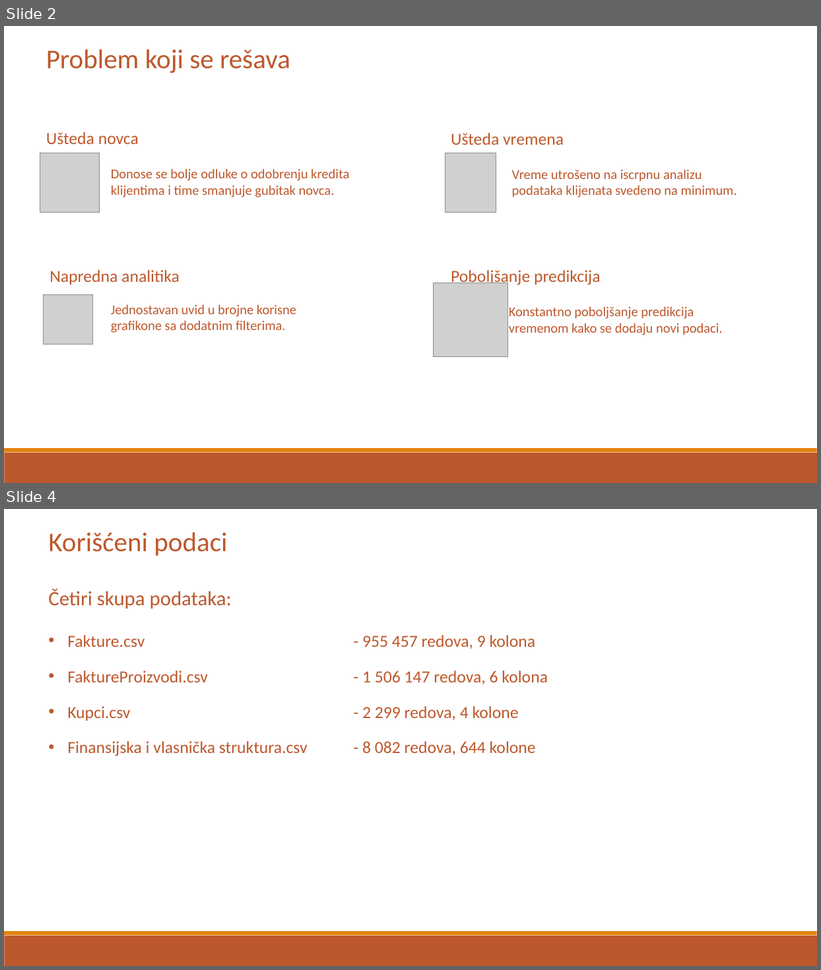
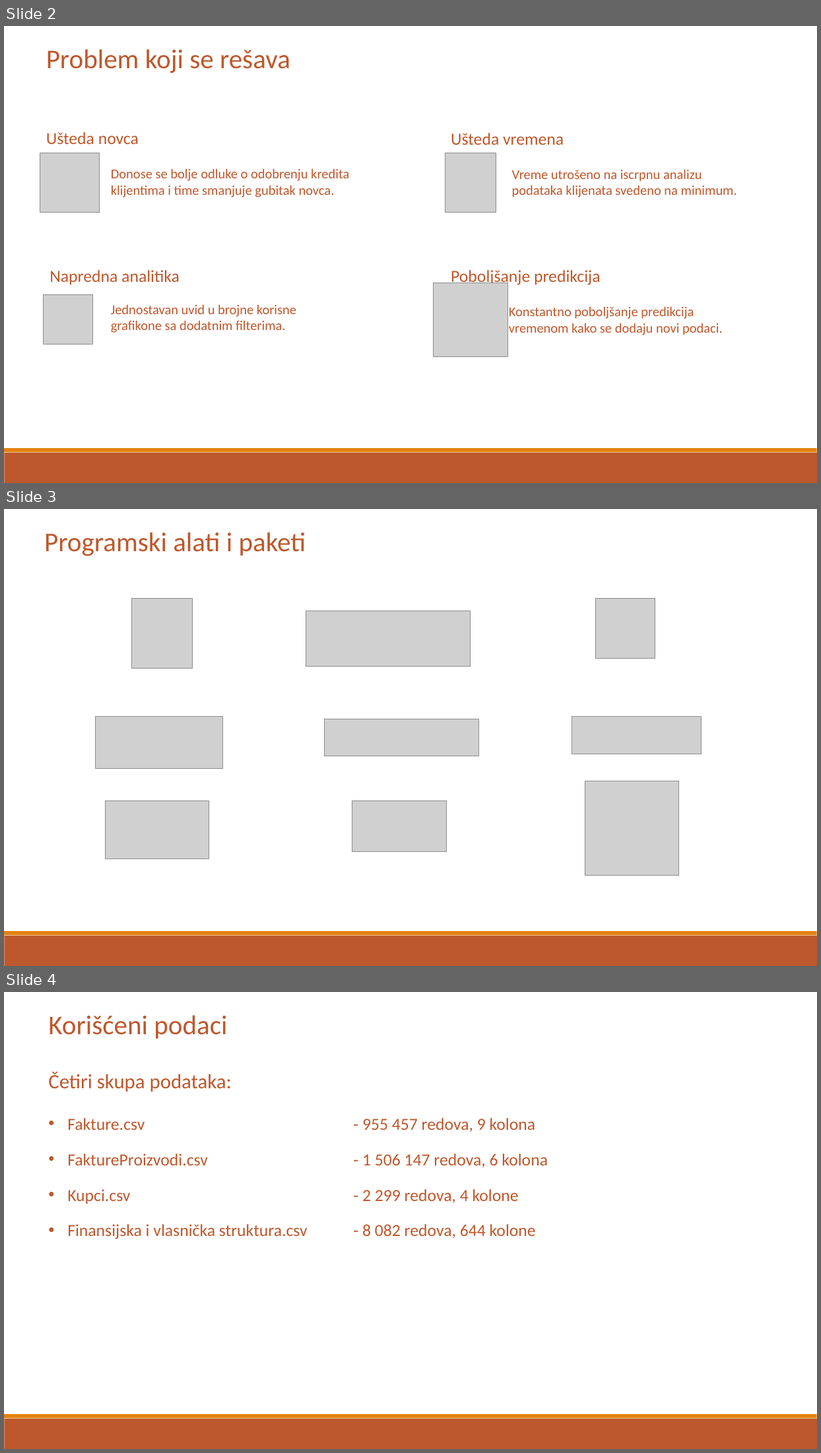
Before and after one commit to Toma1997/Credit-Risk-Prediction-in-Distribution-Network, a slide deck: docs/Prezentacija diplomskog rada.pptx. Shown one above the other, each under a label of ours: slides 2 and 4 before the commit, slides 2, 3 and 4 after it; the slides between them are not shown. The pictures are 821x970 and 821x1453 pixels, drawn with LibreOffice and Linux fonts; fonts in the diff are those of the drawing; grey boxes stand for pictures. Boxes give left, top, right and bottom in pixels: in the first picture for what was removed or moved away, otherwise in the second. Text is boxed around its words. In the diff, an @@ line names an element or a change of style, - is before the commit and + after.

```diff
--- a/docs/Prezentacija diplomskog rada.pptx
+++ b/docs/Prezentacija diplomskog rada.pptx
@@ slide 3 added at (4, 509, 817, 966), background #FFFFFF; not listed: 2 template elements that a slide beside it also shows @@
@@ text added at (44, 532, 306, 556), 32 pt, text #BD582C @@
+Programski alati i paketi
@@ picture added at (132, 599, 193, 669) @@
@@ picture added at (596, 599, 655, 658) @@
@@ picture added at (306, 611, 470, 666) @@
@@ picture added at (96, 717, 223, 769) @@
@@ picture added at (325, 719, 479, 756) @@
@@ picture added at (572, 717, 702, 755) @@
@@ picture added at (585, 782, 679, 875) @@
@@ picture added at (105, 801, 209, 859) @@
@@ picture added at (352, 801, 446, 852) @@
```
Also in this commit, not shown: 6 slides changed, 3 other slides added, 4 slides removed, 2 other files.
